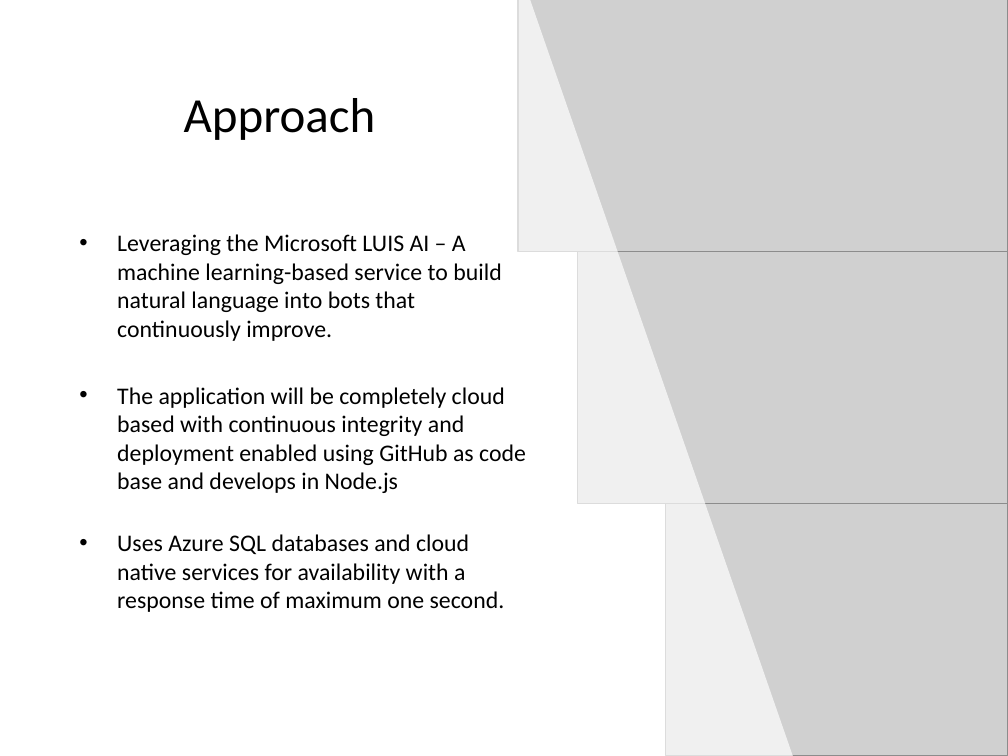
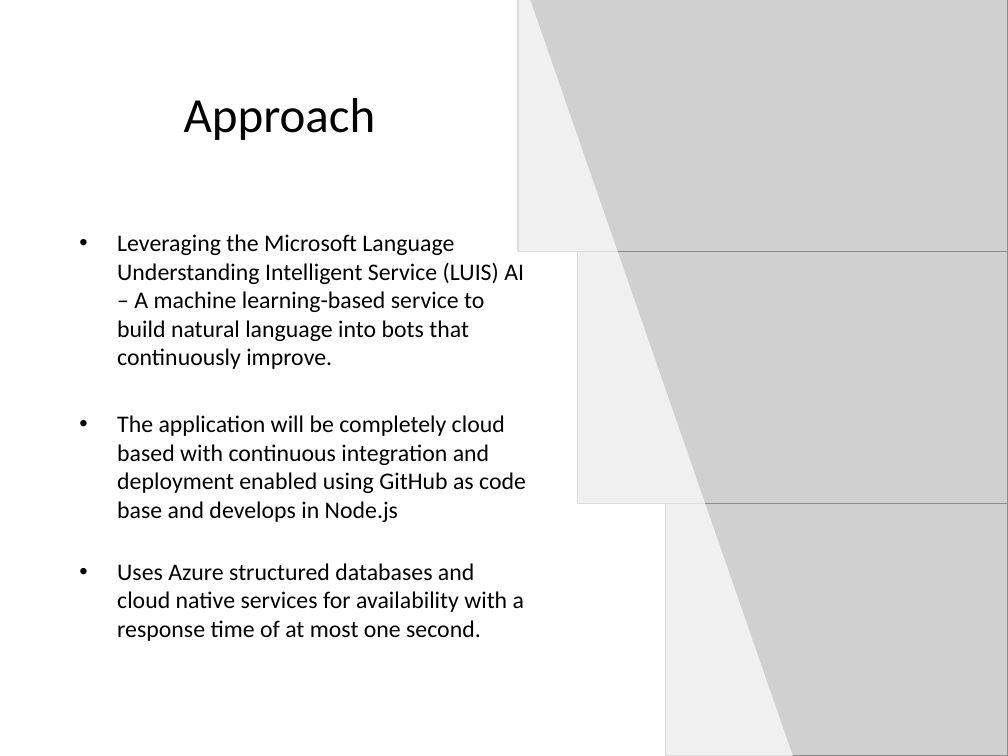
Before and after one commit to bharathkarumudi/SUchatBot, a slide deck: slide 4 of Documentation/SUBot-midterm-Presentation.pptx. Drawn at 1008x756 pixels with LibreOffice and Linux fonts; fonts in the diff are those of the drawing; grey boxes stand for pictures. Boxes give left, top, right and bottom in pixels: in the first picture for what was removed or moved away, otherwise in the second. Text is boxed around its words. In the diff, an @@ line names an element or a change of style, - is before the commit and + after.

```diff
--- a/Documentation/SUBot-midterm-Presentation.pptx
+++ b/Documentation/SUBot-midterm-Presentation.pptx
@@ text at box(117, 234, 526, 641): text changed @@
-• Leveraging the Microsoft LUIS AI – A machine learning-based service to build natural language into bots that continuously improve.
-• The application will be completely cloud based with continuous integrity and deployment enabled using GitHub as code base and develops in Node.js
-• Uses Azure SQL databases and cloud native services for availability with a response time of maximum one second.
+• Leveraging the Microsoft Language Understanding Intelligent Service (LUIS) AI – A machine learning-based service to build natural language into bots that continuously improve.
+• The application will be completely cloud based with continuous integration and deployment enabled using GitHub as code base and develops in Node.js
+• Uses Azure structured databases and cloud native services for availability with a response time of at most one second.
```
Also in this commit, not shown: 2 other slides changed, 2 slides added, 1 other file.
